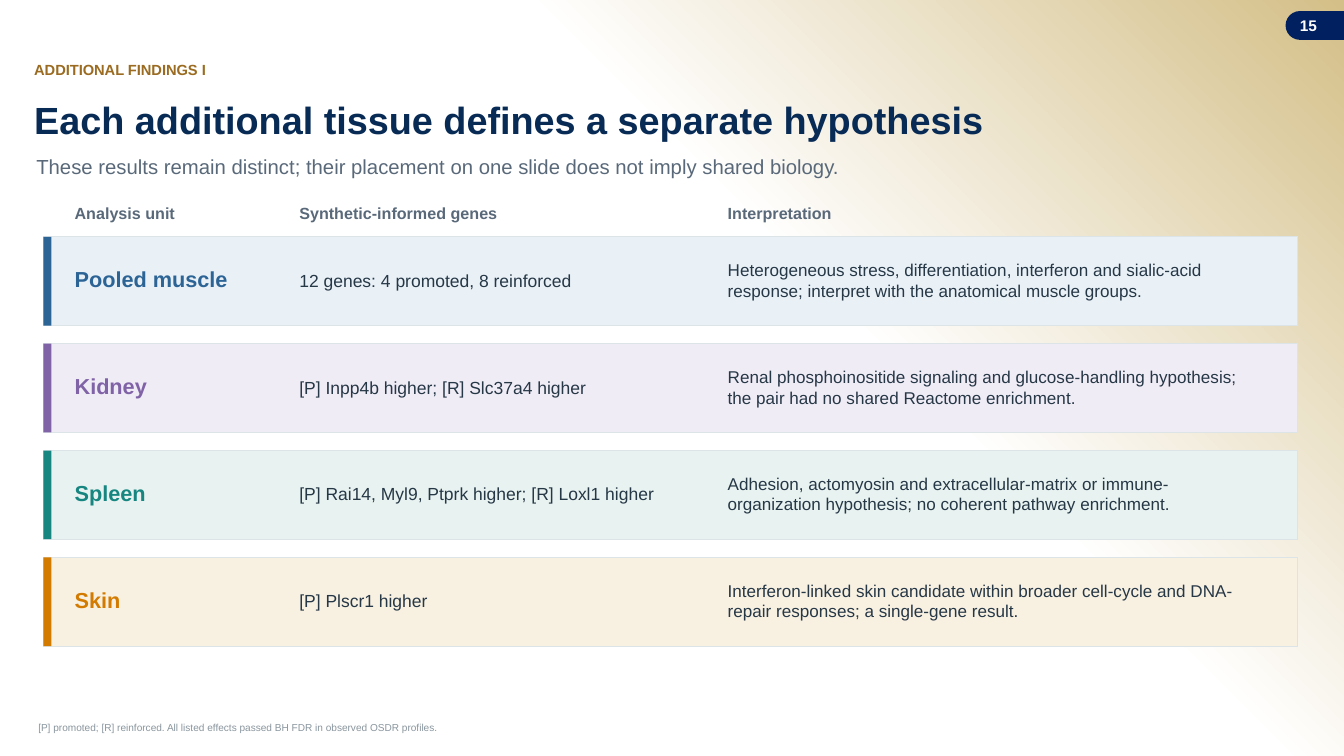
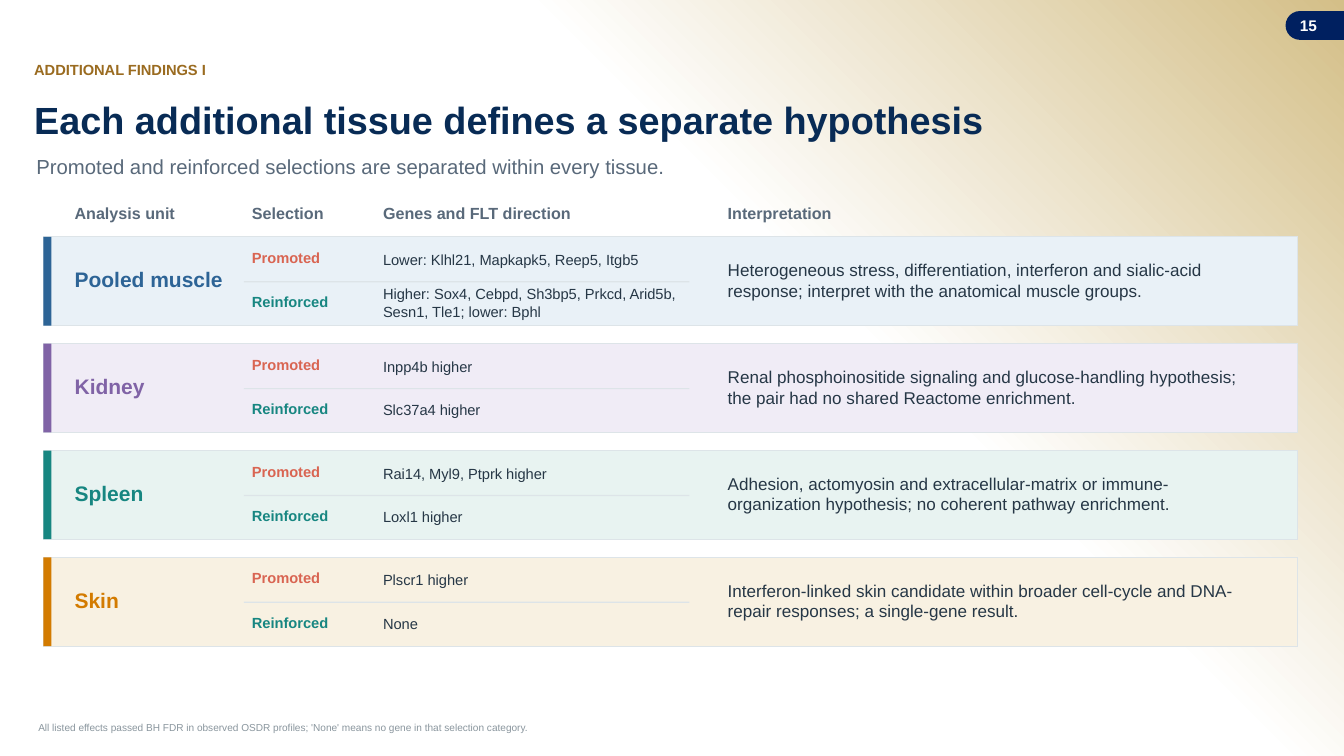
Before and after one commit to jasont314/nasa-mouse, a slide deck: slide 15 of presentation/SLSTP_2026_Generative_Transcriptomics.pptx. Drawn at 1344x756 pixels with LibreOffice and Linux fonts; fonts in the diff are those of the drawing; background and template pictures are left out. Boxes give left, top, right and bottom in pixels: in the first picture for what was removed or moved away, otherwise in the second. Text is boxed around its words. In the diff, an @@ line names an element or a change of style, - is before the commit and + after.

Commit message:
Separate promoted and reinforced presentation rows

```diff
--- a/presentation/SLSTP_2026_Generative_Transcriptomics.pptx
+++ b/presentation/SLSTP_2026_Generative_Transcriptomics.pptx
@@ text at bbox=[36, 159, 664, 178]: text changed @@
-These results remain distinct; their placement on one slide does not imply shared biology.
+Promoted and reinforced selections are separated within every tissue.
@@ text added at bbox=[252, 207, 324, 219], 11.5 pt, text #59697A, bold @@
+Selection
@@ text at bbox=[383, 207, 571, 219]: text changed @@
-Synthetic-informed genes
+Genes and FLT direction
@@ text added at bbox=[252, 252, 320, 263], 10.5 pt, text #D96552, bold @@
+Promoted
@@ text added at bbox=[383, 254, 638, 268], 10.5 pt, text #263746 @@
+Lower: Klhl21, Mapkapk5, Reep5, Itgb5
@@ rectangle added at bbox=[244, 281, 690, 282], fill #DDE4E8 @@
@@ text added at bbox=[252, 296, 328, 307], 10.5 pt, text #178681, bold @@
+Reinforced
@@ text removed at bbox=[299, 274, 572, 291] @@
-12 genes: 4 promoted, 8 reinforced
@@ text added at bbox=[383, 288, 676, 320], 10.5 pt, text #263746 @@
+Higher: Sox4, Cebpd, Sh3bp5, Prkcd, Arid5b, Sesn1, Tle1; lower: Bphl
@@ text added at bbox=[252, 359, 320, 370], 10.5 pt, text #D96552, bold @@
+Promoted
@@ size 15.5 to 15 pt in 4 elements at bbox=[75, 485, 144, 505], bbox=[75, 592, 119, 609], bbox=[75, 271, 222, 287], bbox=[75, 379, 145, 398] @@
@@ rectangle added at bbox=[244, 388, 690, 389], fill #DDE4E8 @@
@@ text at bbox=[383, 361, 473, 375]: text changed; size 12.5 to 10.5 pt @@
-[P] Inpp4b higher; [R] Slc37a4 higher
+Inpp4b higher
@@ text added at bbox=[252, 403, 328, 414], 10.5 pt, text #178681, bold @@
+Reinforced
@@ text added at bbox=[383, 404, 481, 418], 10.5 pt, text #263746 @@
+Slc37a4 higher
@@ text added at bbox=[252, 466, 320, 477], 10.5 pt, text #D96552, bold @@
+Promoted
@@ text at bbox=[383, 468, 547, 482]: text changed; size 12.5 to 10.5 pt @@
-[P] Rai14, Myl9, Ptprk higher; [R] Loxl1 higher
+Rai14, Myl9, Ptprk higher
@@ rectangle added at bbox=[244, 495, 690, 496], fill #DDE4E8 @@
@@ text added at bbox=[252, 510, 328, 521], 10.5 pt, text #178681, bold @@
+Reinforced
@@ text added at bbox=[383, 511, 463, 525], 10.5 pt, text #263746 @@
+Loxl1 higher
@@ text added at bbox=[252, 572, 320, 583], 10.5 pt, text #D96552, bold @@
+Promoted
@@ text at bbox=[383, 574, 469, 588]: text changed; size 12.5 to 10.5 pt @@
-[P] Plscr1 higher
+Plscr1 higher
@@ rectangle added at bbox=[244, 602, 690, 603], fill #DDE4E8 @@
@@ text added at bbox=[252, 617, 328, 628], 10.5 pt, text #178681, bold @@
+Reinforced
@@ text added at bbox=[383, 619, 418, 629], 10.5 pt, text #263746 @@
+None
@@ text at bbox=[38, 724, 528, 733]: text changed @@
-[P] promoted; [R] reinforced. All listed effects passed BH FDR in observed OSDR profiles.
+All listed effects passed BH FDR in observed OSDR profiles; 'None' means no gene in that selection category.
```
Also in this commit, not shown: 1 other slide changed, 3 other files.
